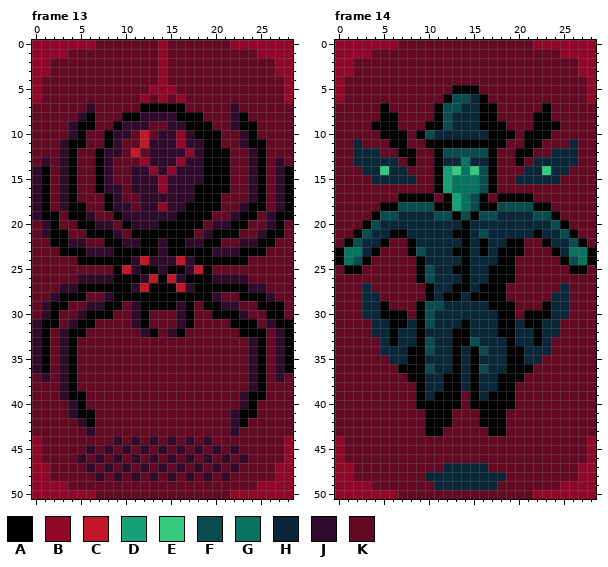
Pixel-art file, stored at Succubus/Sprites/HellOpponents.aseprite. The picture above was drawn from the file before the commit.
29x51 pixels, 33 frames. Shown: frame 13, frame 14. The commit also changed other frames, which this record leaves out.
Visible layers, top first: "O", "Background".
Palette (. is transparent): A #000000  B #910728  C #c01828  D #179f77  E #35cb7e  F #094c4e  G #06745f  H #0a2639  J #300a2b  K #640924
Pixels before, frame 13, first column x 0:
 0 BBBBBBBKKKKKKKBKKKKKKKBBBBBBB
 1 BBBBKKKKKKKKKKBKKKKKKKKKKBBBB
 2 BBKKKKKKKKKKKKBKKKKKKKKKKKKBB
 3 BBKKKKKKKKKKKKBKKKKKKKKKKKKBB
 4 BKKKKKKKKKKKKKBKKKKKKKKKKKKKB
 5 BKKKKKKKKKKKKBBBKKKKKKKKKKKKB
 6 BKKKKKKKKKKKBKBKBKKKKKKKKKKKB
 7 KKKKKKJKKKKKAAAAAKKKKKJKKKKKK
 8 KKKKKJAKKKAAJJJJAAAKKKJAKKKKK
 9 KKKKJAAKKAJJJKKJJAAAKKJAAKKKK
10 KKKKJAKKAJJKCKJJBJAAAKKJAKKKK
11 KKKJAAKKAJKKCJJJBJJAAKKJAAKKK
12 KKKJAKKAJJKCKJJJJBJAAAKKJAKKK
13 KJKJAKKAJKKKBJJJBJJAAAKKJAKJK
14 JAKJAKKAJKKJJBJBJJJAAAKKJAKJA
15 JAKJAKKAJKKJJJBJJJJAAAKKJAKJA
16 JAKJAKKAJJKJJJBJJJAAAAKKJAKJA
17 JAKJAKKKAJKKJJJJJJAAAKKKJAKJA
18 JAKJAAKKAJJKJJBJJAAAAKKJAAKJA
19 JAAKAAJKKAJJJJJJAAAAKKJAAKJAA
20 KJAKKAAJJKAJJJAAAAAKJJAAKKJAK
21 KJAAKKAAAJKAAAAAAAKJAAAKKJAAK
22 KKAAJJKKAAJJAAJAAJJAAKKJJAAKK
23 KKKAAAJJJAAAAAJAAAAAJJJAAAKKK
24 KKKKKAAAAAAJCJJJCJAAAAAAKKKKK
25 KKKKKKKKKACJAAJAAJCAKKKKKKKKK
26 KKKKKJJJJAAAJCACJAAAJJJJKKKKK
27 KKKJJAAAAAAJCAAACJAAAAAAJJKKK
28 KKJAAAKKJAAAAAAAAAAAJKKAAAJKK
29 KJAAKKJJAAKJAAAAJAKAAJJKKAAAK
30 KJAKKJAAAKKJAKKKJAKKAAAJKKAAK
31 JAAKJAAKKKKJAKKKJAKKKKAAAKJAA
32 JAKJAAKKKKKKJAKJAKKKKKKAAAKJA
33 JAKJAKKKKKKKKKKKKKKKKKKKJAKJA
34 JAKJAKKKKKKKKKKKKKKKKKKKJAKJA
35 JAKJAKKKKKKKKKKKKKKKKKKKJAKJA
36 JAKJAKKKKKKKKKKKKKKKKKKKJAKJA
37 KJKJAKKKKKKKKKKKKKKKKKKKJAKJK
38 KKKJAKKKKKKKKKKKKKKKKKKKJAKKK
39 KKKJAAKKKKKKKKKKKKKKKKKJAAKKK
40 KKKKJAKKKKKKKKKKKKKKKKKJAKKKK
41 KKKKJAAKKKKKKKKKKKKKKKJAAKKKK
42 KKKKKJAKKKKKKKKKKKKKKKJAKKKKK
43 KKKKKKJKKKKKKKKKKKKKKKJKKKKKK
44 BKKKKKKKKJKJKJKJKJKJKKKKKKKKB
45 BKKKKKJKJKJKJKJKJKJKJKJKKKKKB
46 BKKKKJKJKJKJKJKJKJKJKJKJKKKKB
47 BBKKKKJKJKJKJKJKJKJKJKJKKKKBB
48 BBKKKKKJKJKJKJKJKJKJKJKKKKKBB
49 BBBBKKKKKKKKKKKKKKKKKKKKKBBBB
50 BBBBBBBKKKKKKKKKKKKKKKBBBBBBB
Pixels before, frame 14, first column x 0:
 0 BBBBBBBKKKKKKKKKKKKKKKBBBBBBB
 1 BBBBKKKKKKKKKKKKKKKKKKKKKBBBB
 2 BBKKKKKKKKKKKKKKKKKKKKKKKKKBB
 3 BBKKKKKKKKKKKKKKKKKKKKKKKKKBB
 4 BKKKKKKKKKKKKKKKKKKKKKKKKKKKB
 5 BKKKKKKKKKKKKAAAKKKKKKKKKKKKB
 6 BKKKKKKKKKKKAFFHAKKKKKKKKKKKB
 7 KKKKKAKKKKKAFFHHAAKKKKKAKKKKK
 8 KKKKKAAKKKKAFHHHAAKKKKAAKKKKK
 9 KKKKAAAKKKAAFHHHAAAKKKAAAKKKK
10 KKKKKAAAKAFHHHHHHAAAKAAAKKKKK
11 KKHKKKAAKKAAAAAAAAAKKAAKKKHKK
12 KKHHHKKAAKKAFFFFFAKKAAKKHHHKK
13 KKHHHHHKAKKAHHGHHAKKAKHHHHHKK
14 KKKHHEHHKKKADEGEFAKKKHHEHHKKK
15 KKKKHHHHHKKADGGGFAKKHHHHHKKKK
16 KKKKKKKKKKKADGGGFAKKKKKKKKKKK
17 KKKKKKKAAAAKADGFAKAAAAKKKKKKK
18 KKKKKAAFFFFAADGFAAFFFFAAKKKKK
19 KKKKAFFHHHHFFAFAFFHHHHFFAKKKK
20 KKKAFHHHHHHHHHAHHHHHHHHHFAKKK
21 KKAFHHAAHHHHHAAHFHHHHHAHHFAKK
22 KAFHHAKKAHHHHHAHAHHAAKKAHHFAK
23 AGGHAKKKAFHHHAAHAHAAAKKKAHGGA
24 AGFAKKKKKAHHHHAHHHAAKKKKKAFGA
25 KAAKKKKKKAFHHAAHHAAAKKKKKKAAK
26 KKKKKKKKKAFHHHAHHAAAKKKKKKKKK
27 KKKHKKKKKKAHHAAHAAAKKKKKKHKKK
28 KKKHHKKKKKAHAAHAAAAKKKKKHHKKK
29 KKKHHAKKKAFFHHHHHAAAKKKAHHKKK
30 KKKHHAAAKAFHHHHHHHAAKAAAHHKKK
31 KKKKHHAAHAFHHHAHHHAAHAAHHKKKK
32 KKKKHHAHHAHHHAAHHHAAHHAHHKKKK
33 KKKKKHAHHAFHHAAFHHHAHHAHKKKKK
34 KKKKKHHHAAFHHAHAFHHAAHHHKKKKK
35 KKKKKKHHAAHHHAHAHHHAAHHKKKKKK
36 KKKKKKKAAAFHHAHAFHHAAAKKKKKKK
37 KKKKKKKKAAHHAAHAHHAAAKKKKKKKK
38 KKKKKKKKKAHHAAHAHHAAKKKKKKKKK
39 KKKKKKKKKAHAAAKAHAAAKKKKKKKKK
40 KKKKKKKKKAAAAAKAAAAAKKKKKKKKK
41 KKKKKKKKKKAAAKKKAAAKKKKKKKKKK
42 KKKKKKKKKKAAAKKKAAAKKKKKKKKKK
43 KKKKKKKKKKAAKKKKKAAKKKKKKKKKK
44 BKKKKKKKKKKKKKKKKKKKKKKKKKKKB
45 BKKKKKKKKKKKKKKKKKKKKKKKKKKKB
46 BKKKKKKKKKKKKKKKKKKKKKKKKKKKB
47 BBKKKKKKKKKKHHHHHKKKKKKKKKKBB
48 BBKKKKKKKKHHHHHHHHHKKKKKKKKBB
49 BBBBKKKKKKKHHHHHHHKKKKKKKBBBB
50 BBBBBBBKKKKKKKKKKKKKKKBBBBBBB
After:
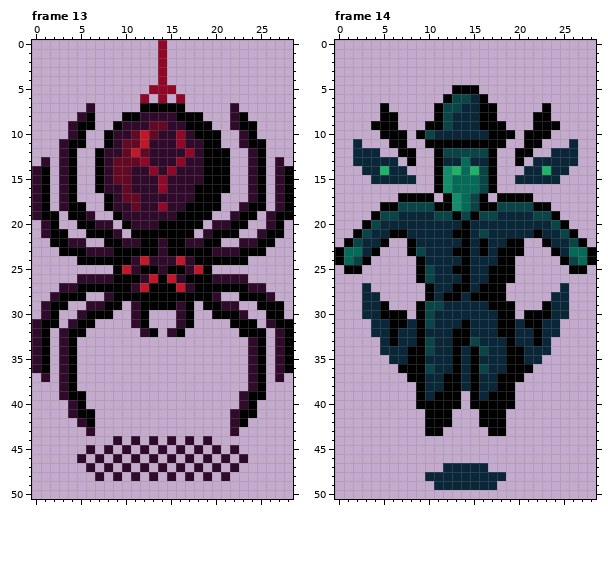
The exact change:
layer "Background" now hidden
colour D: #179f77 -> #138e6a
colour E: #35cb7e -> #1fb367
colour F: #094c4e -> #094446
colour G: #06745f -> #056a57
Changed rows in their new state; - is a pixel that keeps its letter.
Frame 13:
first column x 0:
 0 ..............-..............
 1 ..............-..............
 2 ..............-..............
 3 ..............-..............
 4 ..............-..............
 5 .............---.............
 6 ............-.-.-............
 7 ......-.....-----.....-......
 8 .....--...---------...--.....
 9 ....---..-----------..---....
10 ....--..-------------..--....
11 ...---..-------------..---...
12 ...--..---------------..--...
13 .-.--..---------------..--.-.
14 --.--..---------------..--.--
15 --.--..---------------..--.--
16 --.--..---------------..--.--
17 --.--...-------------...--.--
18 --.---..-------------..---.--
19 ---.---..-----------..---.---
20 .--..----.---------.----..--.
21 .---..----.-------.----..---.
22 ..----..-------------..----..
23 ...-----------------------...
24 .....-------------------.....
25 .........-----------.........
26 .....-------------------.....
27 ...-----------------------...
28 ..----..-------------..----..
29 .---..----.-------.----..---.
30 .--..----..--...--..----..--.
31 ---.---....--...--....---.---
32 --.---......--.--......---.--
33 --.--...................--.--
34 --.--...................--.--
35 --.--...................--.--
36 --.--...................--.--
37 .-.--...................--.-.
38 ...--...................--...
39 ...---.................---...
40 ....--.................--....
41 ....---...............---....
42 .....--...............--.....
43 ......-...............-......
44 .........-.-.-.-.-.-.........
45 ......-.-.-.-.-.-.-.-.-......
46 .....-.-.-.-.-.-.-.-.-.-.....
47 ......-.-.-.-.-.-.-.-.-......
48 .......-.-.-.-.-.-.-.-.......
49 .............................
50 .............................
Frame 14:
first column x 0:
 0 .............................
 1 .............................
 2 .............................
 3 .............................
 4 .............................
 5 .............---.............
 6 ............-----............
 7 .....-.....-------.....-.....
 8 .....--....-------....--.....
 9 ....---...---------...---....
10 .....---.-----------.---.....
11 ..-...--..---------..--...-..
12 ..---..--..-------..--..---..
13 ..-----.-..-------..-.-----..
14 ...-----...-------...-----...
15 ....-----..-------..-----....
16 ...........-------...........
17 .......----.-----.----.......
18 .....-------------------.....
19 ....---------------------....
20 ...-----------------------...
21 ..-------------------------..
22 .-----..-------------..-----.
23 -----...-------------...-----
24 ----.....-----------.....----
25 .--......-----------......--.
26 .........-----------.........
27 ...-......---------......-...
28 ...--.....---------.....--...
29 ...---...-----------...---...
30 ...-----.-----------.-----...
31 ....---------------------....
32 ....---------------------....
33 .....-------------------.....
34 .....-------------------.....
35 ......-----------------......
36 .......---------------.......
37 ........-------------........
38 .........-----------.........
39 .........-----.-----.........
40 .........-----.-----.........
41 ..........---...---..........
42 ..........---...---..........
43 ..........--.....--..........
44 .............................
45 .............................
46 .............................
47 ............-----............
48 ..........---------..........
49 ...........-------...........
50 .............................
Pixel boxes of the changes (left, top, right, bottom) in both pictures:
erased: (32, 40, 293, 499)
changed: (335, 40, 596, 499)
